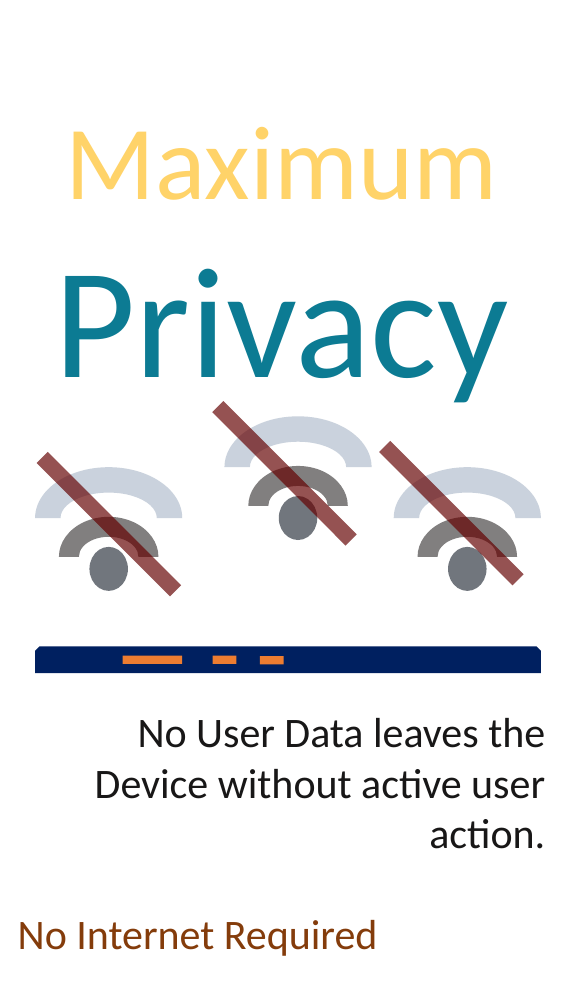
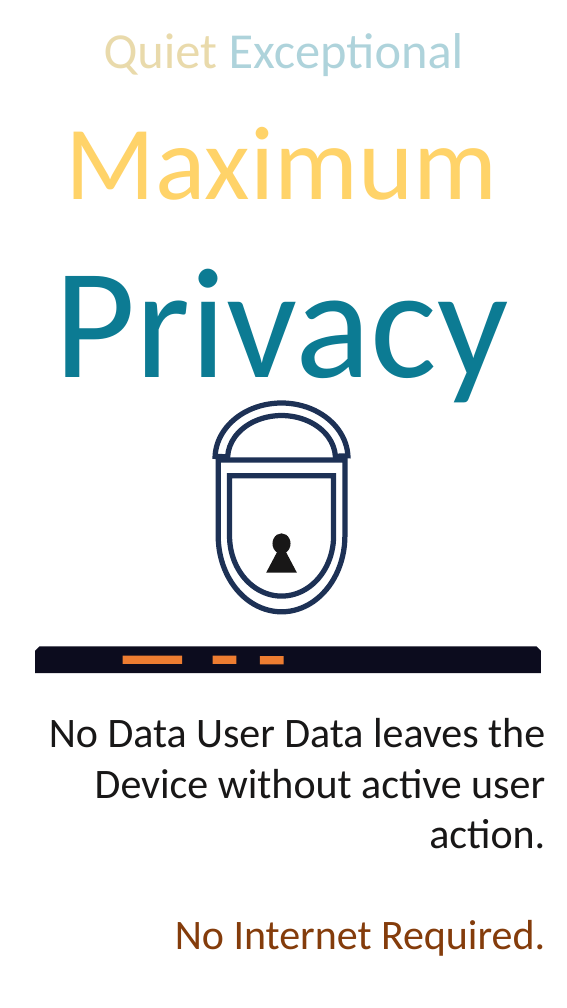
Before and after one commit to akileshsivakumar08/Quiet-Exceptional, a slide deck: slide 7 of posters.pptx (slide 6 before the commit). Drawn at 567x1008 pixels with LibreOffice and Linux fonts; fonts in the diff are those of the drawing. Boxes give left, top, right and bottom in pixels: in the first picture for what was removed or moved away, otherwise in the second. Text is boxed around its words. In the diff, an @@ line names an element or a change of style, - is before the commit and + after.

```diff
--- a/posters.pptx
+++ b/posters.pptx
@@ text added at box(104, 33, 464, 76), 48 pt, text #0C7B93 at 33% opacity @@
+Quiet Exceptional
@@ arch (boxed as its full ring): place and size @@
-arch (boxed as its full ring) at box(225, 417, 372, 519)
+arch (boxed as its full ring) at box(215, 403, 349, 514)
@@ arch (boxed as its full ring) at box(215, 403, 349, 514): fill #ADB9CA at 64% opacity to none; outline none to #1E3256 5 pt; proportions changed @@
@@ line removed from (218, 407) to (352, 540) @@
@@ line removed from (385, 446) to (518, 580) @@
@@ arch (boxed as its full ring) removed at box(35, 467, 182, 569) @@
@@ line removed from (42, 457) to (175, 591) @@
@@ flow chart delay added at box(218, 460, 345, 612), outline #1E3256 5 pt @@
@@ flow chart delay added at box(229, 476, 334, 596), outline #1E3256 5 pt @@
@@ arch (boxed as its full ring) removed at box(248, 466, 348, 546) @@
@@ arch (boxed as its full ring) removed at box(394, 467, 541, 569) @@
@@ ellipse removed at box(279, 496, 318, 540) @@
@@ arch (boxed as its full ring) removed at box(59, 517, 159, 597) @@
@@ ellipse added at box(272, 534, 290, 554), fill #181717 @@
@@ arch (boxed as its full ring) removed at box(417, 517, 517, 597) @@
@@ ellipse removed at box(89, 547, 128, 590) @@
@@ triangle added at box(266, 544, 296, 572), fill #181717 @@
@@ ellipse removed at box(448, 547, 487, 590) @@
@@ snip same rect at box(35, 646, 541, 674): fill #002060 to #0C0C1E @@
@@ text at box(49, 718, 545, 956): text changed @@
-No User Data leaves the Device without active user action.
-No Internet Required
+No Data User Data leaves the Device without active user action.
+No Internet Required.
```
Also in this commit, not shown: 3 other slides changed, 3 slides added, 1 slide removed, 33 other files.
